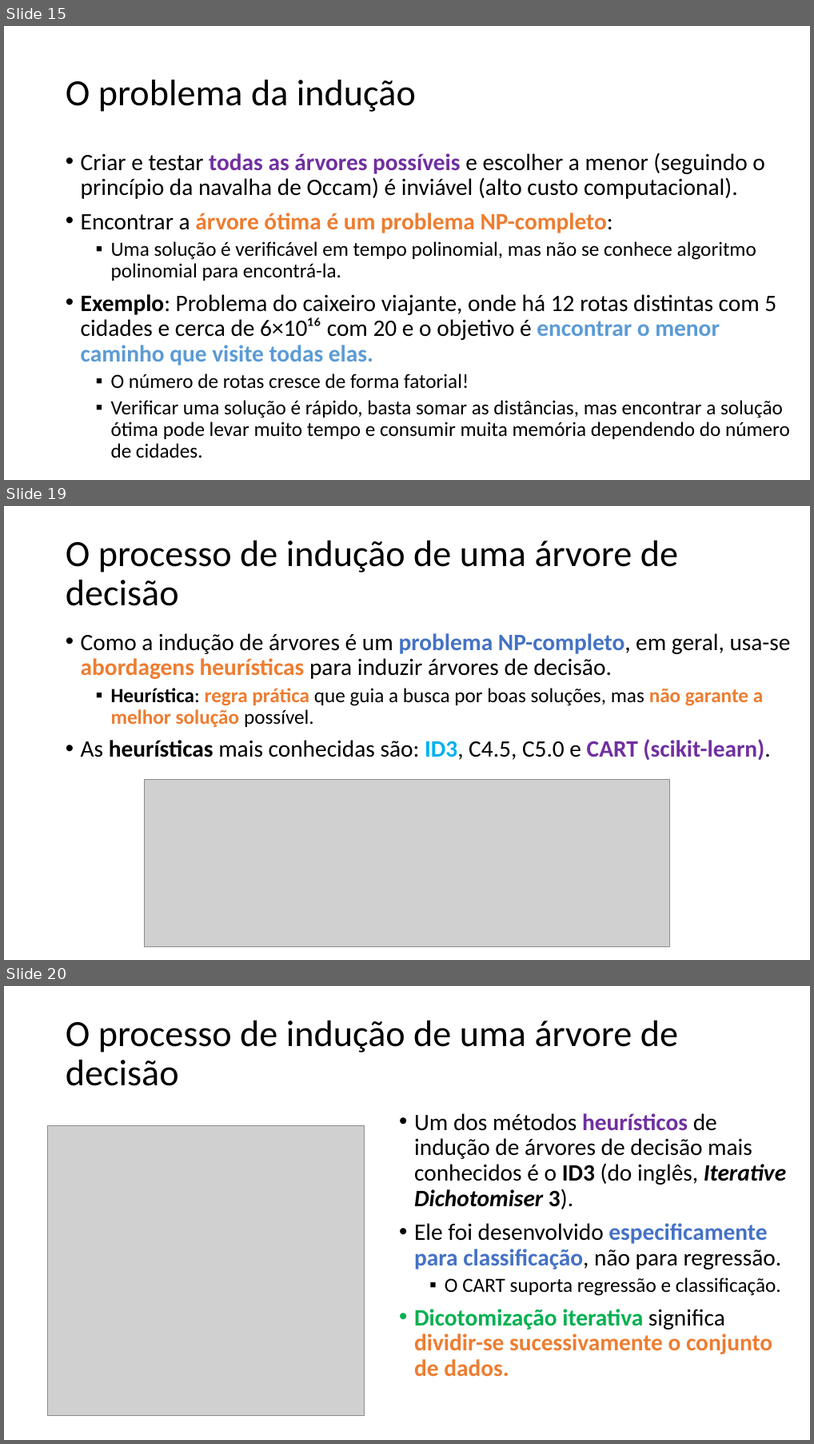
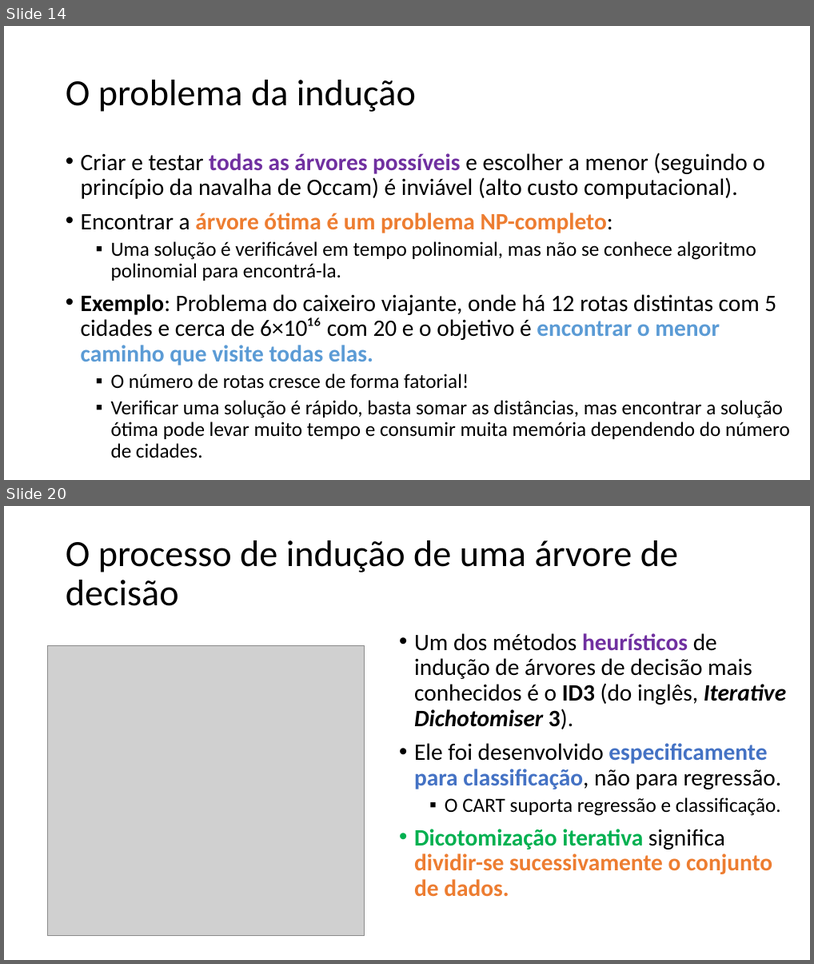
Before and after one commit to zz4fap/c24_inteligencia_artificial, a slide deck: slides/C24_Árvores_de_decisão.pptx. Shown one above the other, each under a label of ours: slides 15, 19 and 20 before the commit, slides 14 and 20 after it; the slides between them are not shown. The pictures are 814x1444 and 814x964 pixels, drawn with LibreOffice and Linux fonts; fonts in the diff are those of the drawing; grey boxes stand for pictures. Boxes give left, top, right and bottom in pixels: in the first picture for what was removed or moved away, otherwise in the second. Text is boxed around its words. In the diff, an @@ line names an element or a change of style, - is before the commit and + after.

```diff
--- a/slides/C24_Árvores_de_decisão.pptx
+++ b/slides/C24_Árvores_de_decisão.pptx
@@ slide 19 removed at bbox=[4, 506, 810, 960], background #FFFFFF @@
@@ title removed at bbox=[66, 540, 678, 606] @@
-O processo de indução de uma árvore de decisão
@@ text removed at bbox=[81, 633, 791, 760] @@
-• Como a indução de árvores é um problema NP-completo, em geral, usa-se abordagens heurísticas para induzir árvores de decisão.
-  ▪ Heurística: regra prática que guia a busca por boas soluções, mas não garante a melhor solução possível.
-• As heurísticas mais conhecidas são: ID3, C4.5, C5.0 e CART (scikit-learn).
@@ picture removed at bbox=[144, 779, 670, 947] @@
@@ what was slide 15 is now slide 14 @@
```
Also in this commit, not shown: 3 slides changed, 2 slides added, 1 other slide removed, 1 other file.
